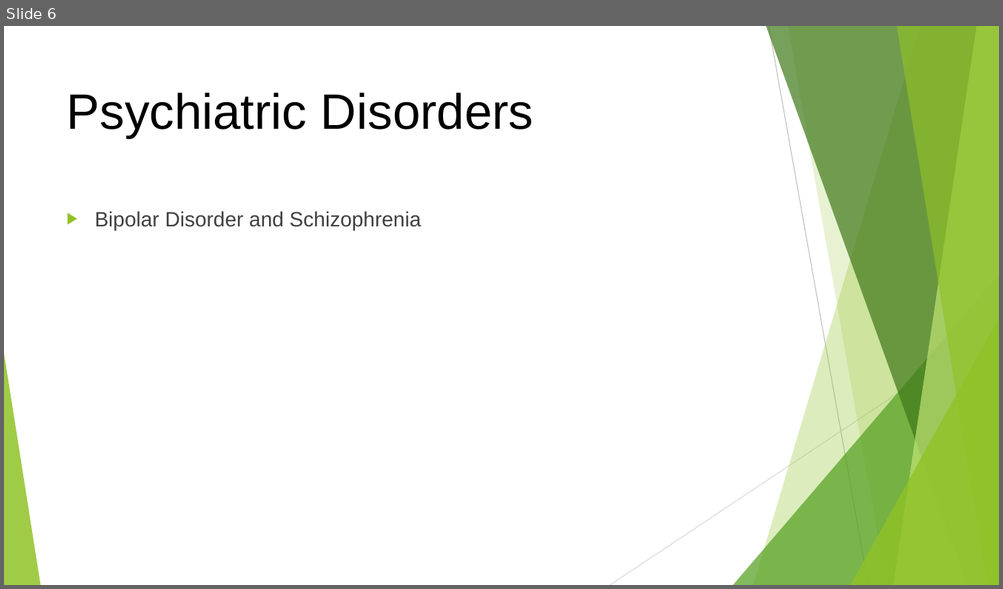
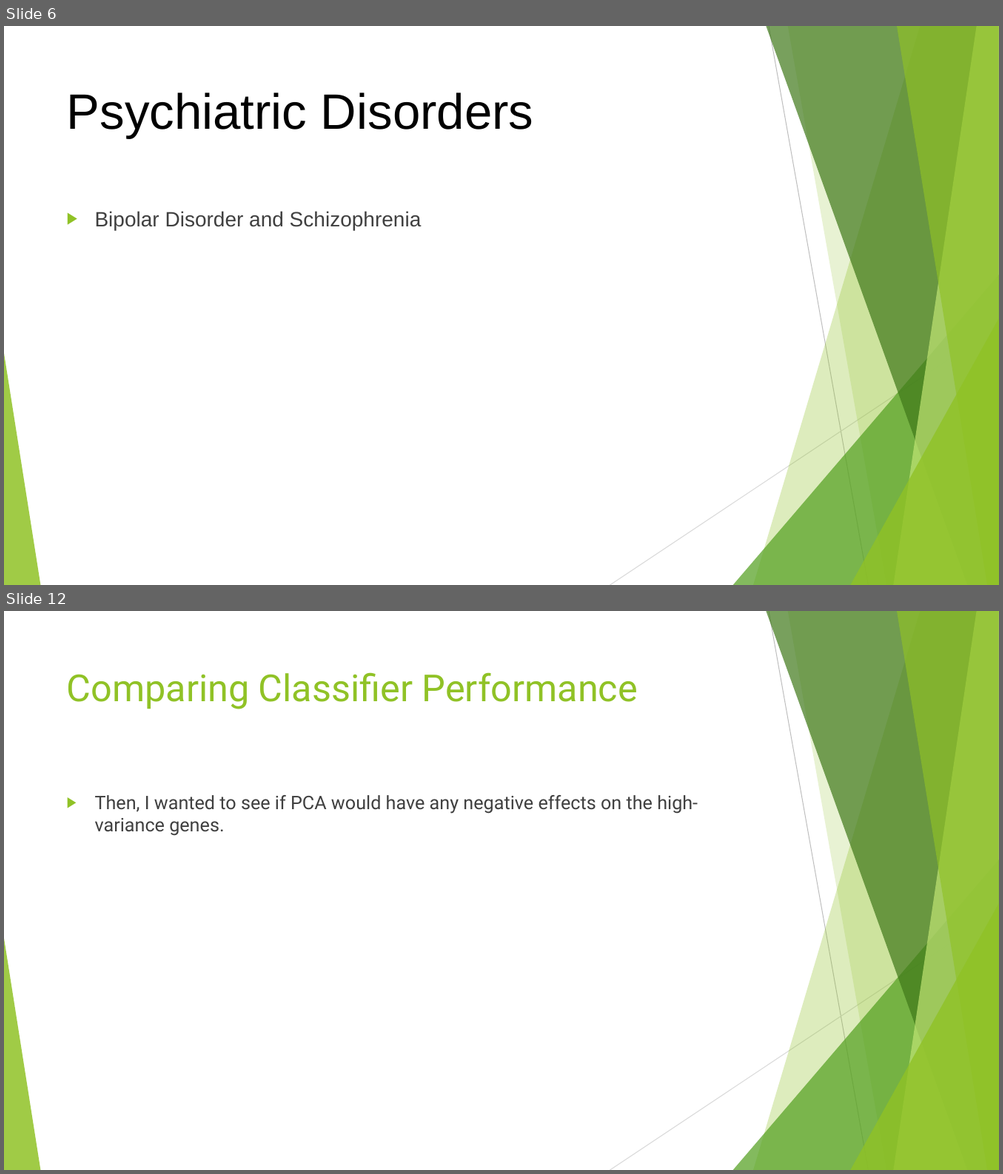
Before and after one commit to danyi1998/FYP, a slide deck: others/FYP Topic Presentation.pptx. Shown one above the other, each under a label of ours: slide 6 before the commit, slides 6 and 12 after it; the slides between them are not shown. The pictures are 1003x589 and 1003x1174 pixels, drawn with LibreOffice and Linux fonts; fonts in the diff are those of the drawing. Boxes give left, top, right and bottom in pixels: in the first picture for what was removed or moved away, otherwise in the second. Text is boxed around its words. In the diff, an @@ line names an element or a change of style, - is before the commit and + after.

```diff
--- a/others/FYP Topic Presentation.pptx
+++ b/others/FYP Topic Presentation.pptx
@@ slide 12 added at (4, 611, 999, 1170), background #FFFFFF; not listed: 10 template elements that a slide beside it also shows @@
@@ title added at (67, 672, 637, 709), 36 pt, text #90C226 @@
+Comparing Classifier Performance
@@ text added at (95, 795, 697, 836), 18 pt, text #404040 @@
+▶ Then, I wanted to see if PCA would have any negative effects on the high-variance genes.
```
Also in this commit, not shown: 18 other slides added.
